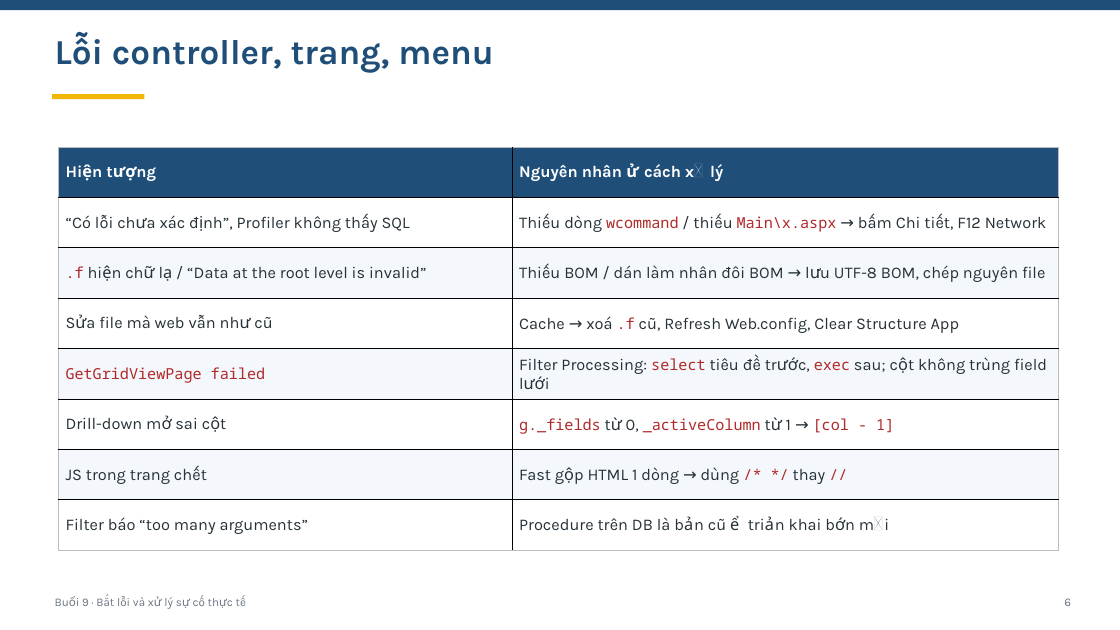
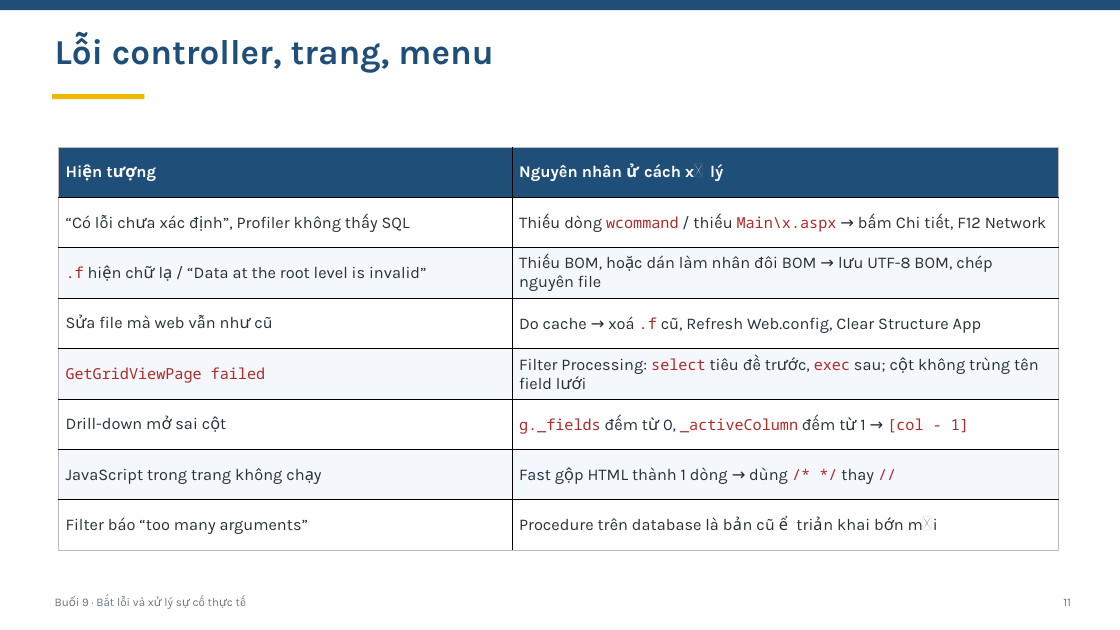
Before and after one commit to Tsunbee/Bcode, a slide deck: slide 11 of docs/DaoTao/Buoi09_BatLoiXuLySuCo.pptx (slide 6 before the commit). Drawn at 1120x630 pixels with LibreOffice and Linux fonts; fonts in the diff are those of the drawing. Boxes give left, top, right and bottom in pixels: in the first picture for what was removed or moved away, otherwise in the second. Text is boxed around its words. In the diff, an @@ line names an element or a change of style, - is before the commit and + after.

```diff
--- a/docs/DaoTao/Buoi09_BatLoiXuLySuCo.pptx
+++ b/docs/DaoTao/Buoi09_BatLoiXuLySuCo.pptx
@@ table at box(59, 147, 1059, 550) @@
-row 3, column 2: Thiếu BOM / dán làm nhân đôi BOM → lưu UTF-8 BOM, chép nguyên file
+row 3, column 2: Thiếu BOM, hoặc dán làm nhân đôi BOM → lưu UTF-8 BOM, chép nguyên file
-row 4, column 2: Cache → xoá .f cũ, Refresh Web.config, Clear Structure App
+row 4, column 2: Do cache → xoá .f cũ, Refresh Web.config, Clear Structure App
-row 5, column 2: Filter Processing: select tiêu đề trước, exec sau; cột không trùng field lưới
+row 5, column 2: Filter Processing: select tiêu đề trước, exec sau; cột không trùng tên field lưới
-row 6, column 2: g._fields từ 0, _activeColumn từ 1 → [col - 1]
+row 6, column 2: g._fields đếm từ 0, _activeColumn đếm từ 1 → [col - 1]
-row 7, column 1: JS trong trang chết
+row 7, column 1: JavaScript trong trang không chạy
-row 7, column 2: Fast gộp HTML 1 dòng → dùng /* */ thay //
+row 7, column 2: Fast gộp HTML thành 1 dòng → dùng /* */ thay //
-row 8, column 2: Procedure trên DB là bản cũ → triển khai bản mới
+row 8, column 2: Procedure trên database là bản cũ → triển khai bản mới
@@ text at box(1063, 598, 1071, 606): text changed @@
-6
+11
```
Also in this commit, not shown: 9 other slides changed, 5 slides added, 27 other files.
